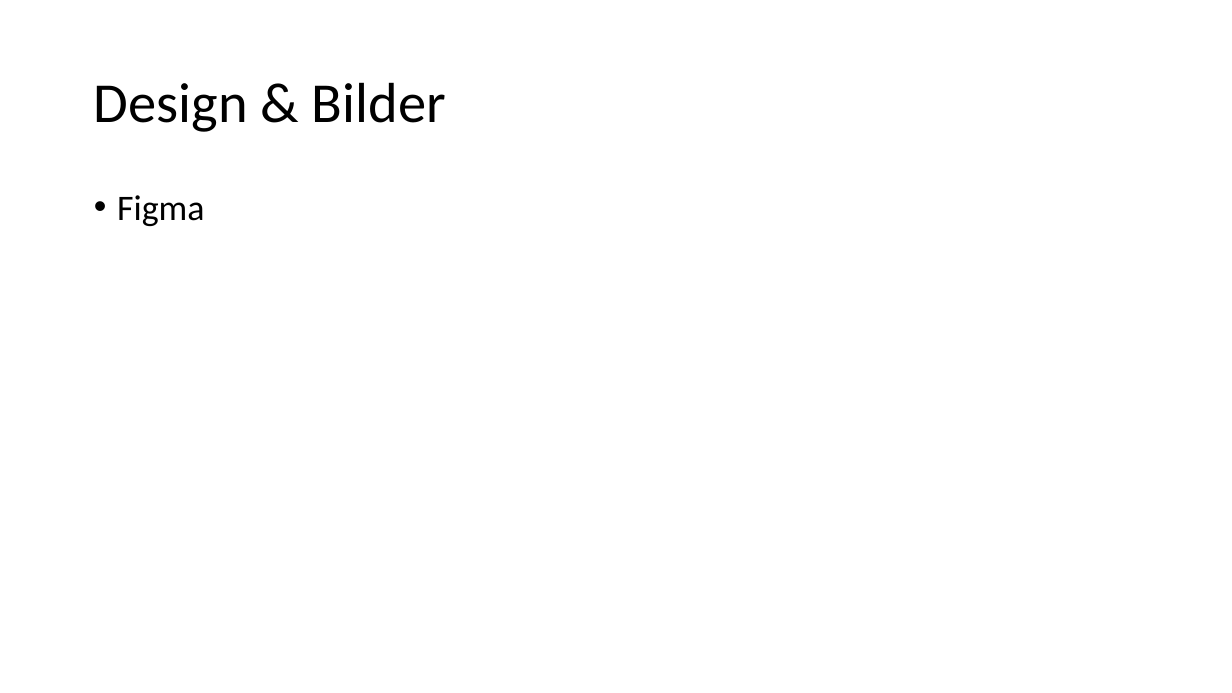
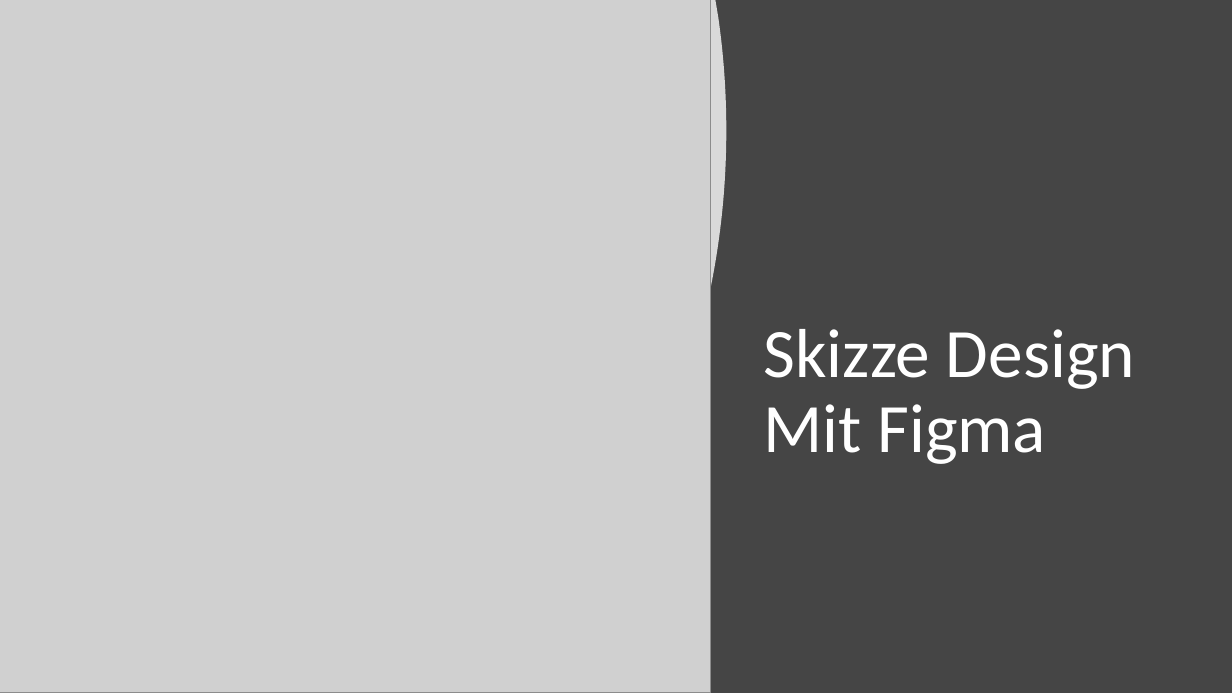
Before and after one commit to TarekAlbrijawi030/LFUP, a slide deck: slide 8 of LFÜP.pptx (slide 9 before the commit). Drawn at 1232x693 pixels with LibreOffice and Linux fonts; fonts in the diff are those of the drawing; grey boxes stand for pictures. Boxes give left, top, right and bottom in pixels: in the first picture for what was removed or moved away, otherwise in the second. Text is boxed around its words. In the diff, an @@ line names an element or a change of style, - is before the commit and + after.

```diff
--- a/LFÜP.pptx
+++ b/LFÜP.pptx
@@ background #FFFFFF to #454545 @@
@@ freeform shape added at box(0, 0, 726, 693), fill #FFFFFF at 80% opacity @@
@@ picture added at box(0, 0, 711, 693) @@
@@ text removed at box(117, 195, 205, 226) @@
-• Figma
@@ title "Skizze Design Mit Figma" at box(764, 329, 1135, 464): vertical alignment middle to bottom @@
@@ title at box(764, 329, 1135, 464): text changed; size 44 to 54 pt; text colour #000000 to #FFFFFF @@
-Design & Bilder
+Skizze Design Mit Figma
```
Also in this commit, not shown: 4 other slides changed, 16 slides added, 5 slides removed.
